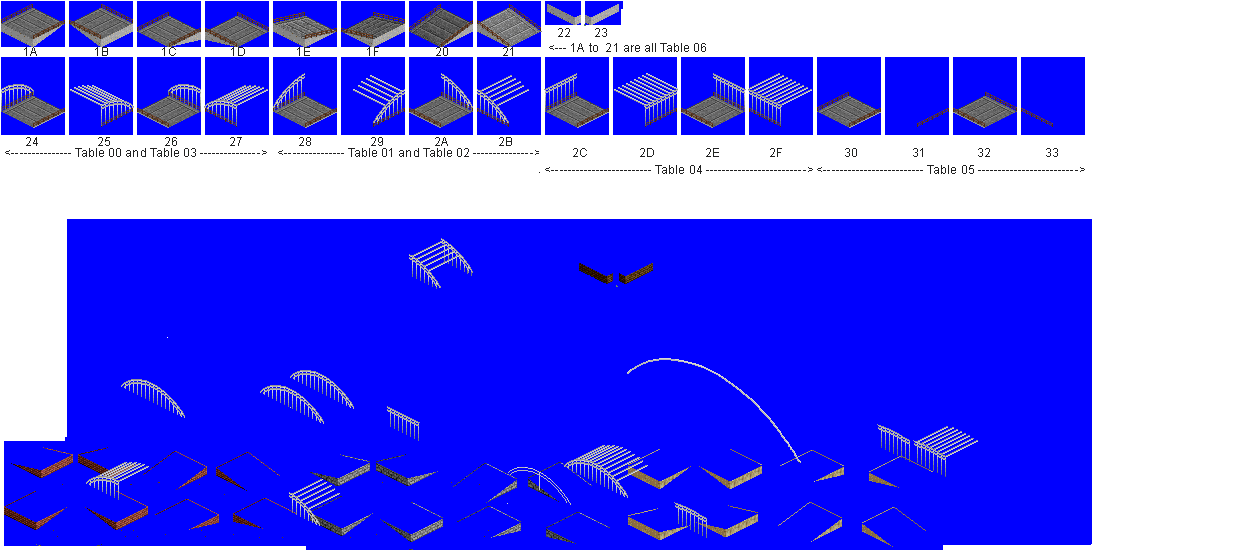
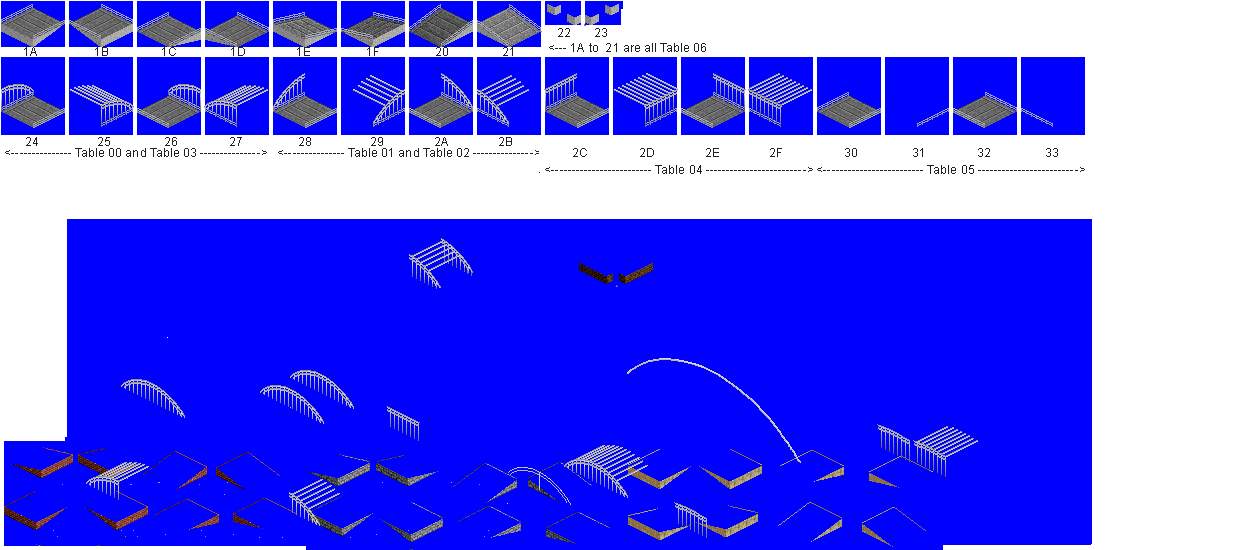
Revision of a layered 1234 x 550 image; what changed, layer by layer:
painted on "whitebase" over [left=555, top=5, right=611, bottom=25]
painted on "Pasted Layer #1" over [left=555, top=5, right=611, bottom=26]
added layer "glander silver" above "glander brown" over [left=1, top=4, right=1053, bottom=538]
renamed "glander" to "glander brown", hid it over [left=1, top=4, right=1053, bottom=538]
